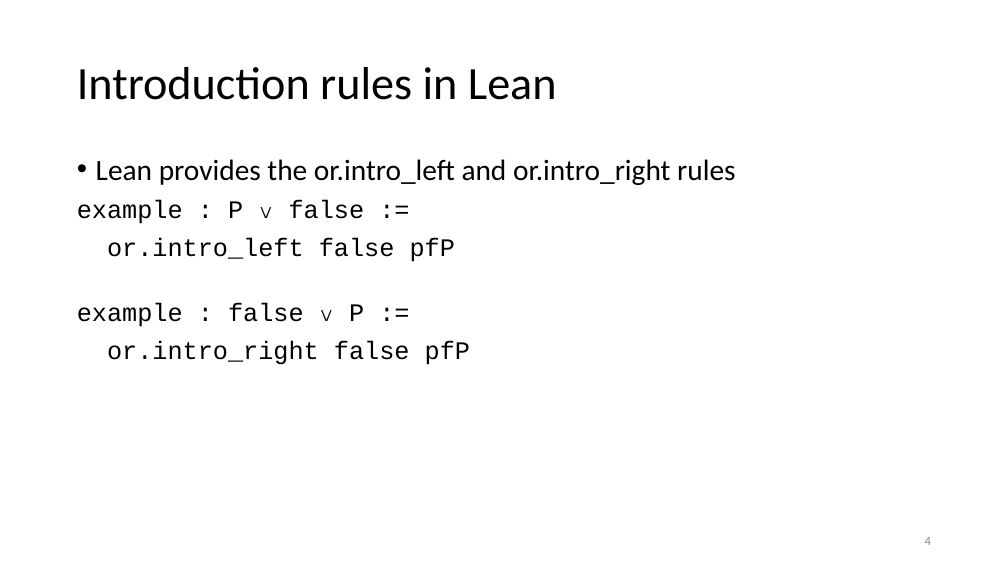
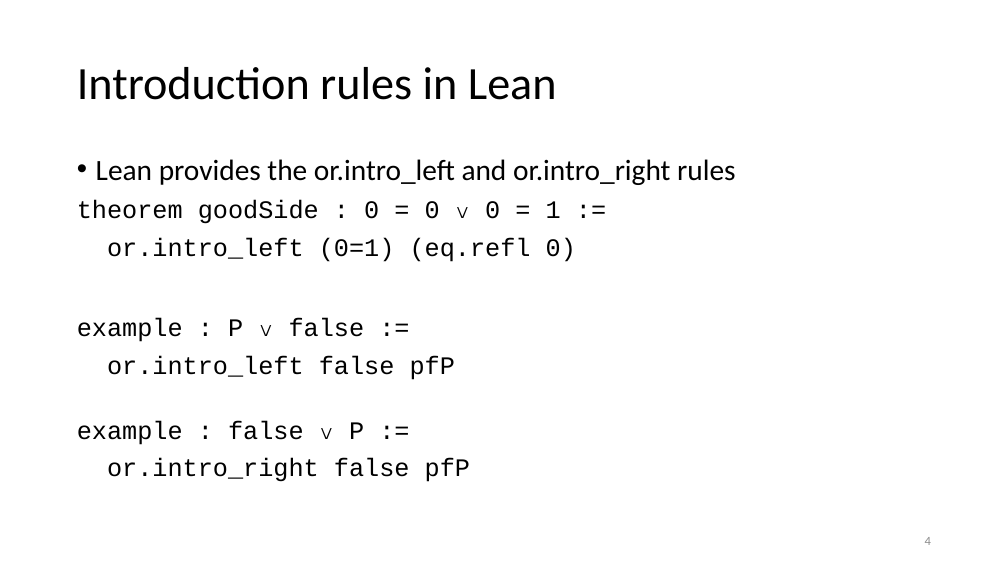
Before and after one commit to kevinsullivan/cs-dm, a slide deck: slide 4 of 09_Disjunction/Disjunction.pptx. Drawn at 1008x567 pixels with LibreOffice and Linux fonts; fonts in the diff are those of the drawing. Boxes give left, top, right and bottom in pixels: in the first picture for what was removed or moved away, otherwise in the second. Text is boxed around its words. In the diff, an @@ line names an element or a change of style, - is before the commit and + after.

```diff
--- a/09_Disjunction/Disjunction.pptx
+++ b/09_Disjunction/Disjunction.pptx
@@ text at <box>77,200,576,262</box>: paragraphs added @@
+theorem goodSide : 0 = 0 ∨ 0 = 1 :=
+or.intro_left (0=1) (eq.refl 0)
```
Also in this commit, not shown: 1 other slide changed, 3 slides added, 1 other file.
